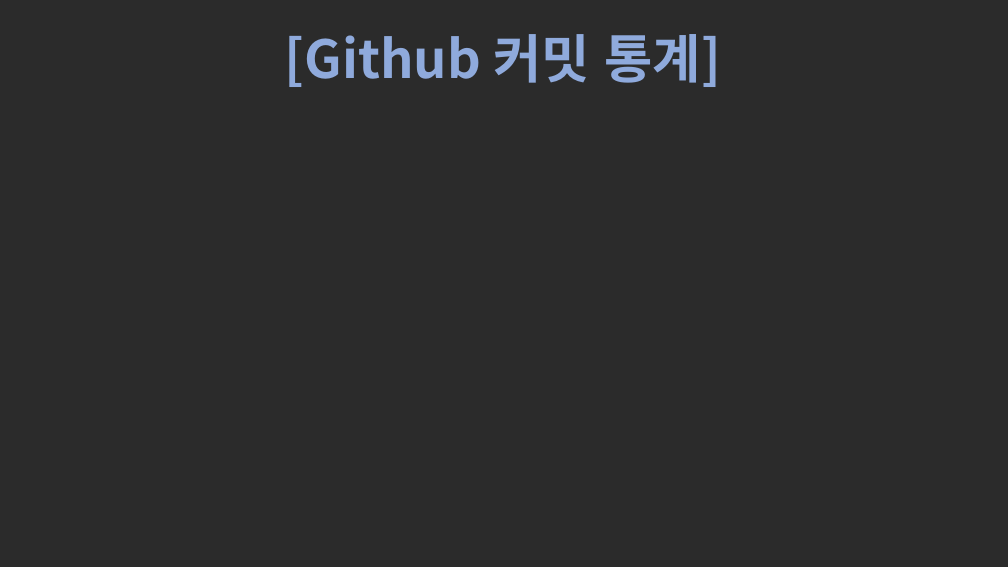
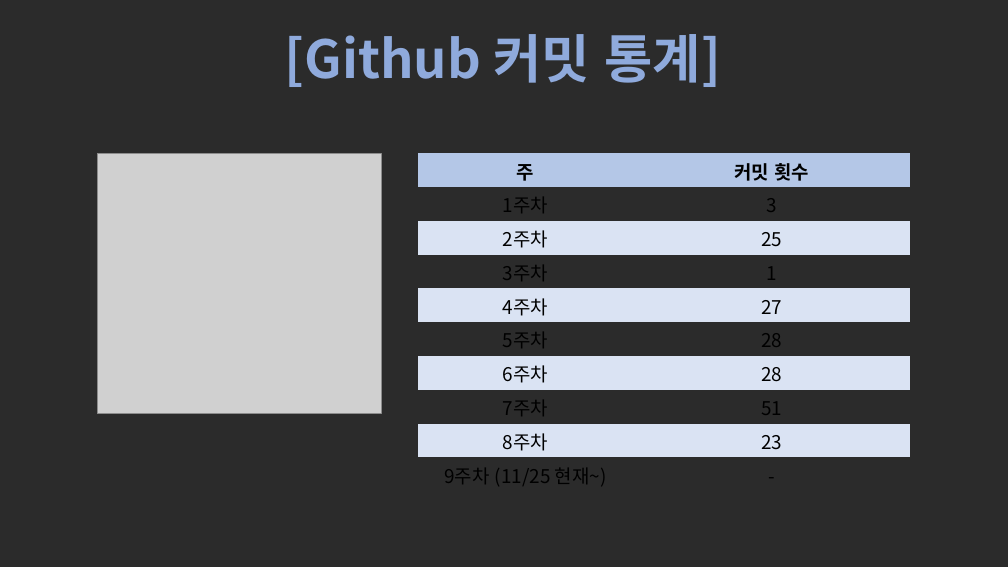
Before and after one commit to sun-yoon-e/2DGP_Term_Project, a slide deck: slide 4 of ppt/2DGP 3차 발표.pptx. Drawn at 1008x567 pixels with LibreOffice and Linux fonts; fonts in the diff are those of the drawing; grey boxes stand for pictures; background and template pictures are left out; a plain dark background stands for a picture behind light text. Boxes give left, top, right and bottom in pixels: in the first picture for what was removed or moved away, otherwise in the second. Text is boxed around its words. In the diff, an @@ line names an element or a change of style, - is before the commit and + after.

```diff
--- a/ppt/2DGP 3차 발표.pptx
+++ b/ppt/2DGP 3차 발표.pptx
@@ picture added at (x1=98, y1=154, x2=381, y2=414) @@
@@ table added at (x1=418, y1=154, x2=911, y2=492), 10 rows, 2 columns @@
+주 | 커밋 횟수
+1주차 | 3
+2주차 | 25
+3주차 | 1
+4주차 | 27
+5주차 | 28
+6주차 | 28
+7주차 | 51
+8주차 | 23
+9주차 (11/25 현재~) | -
```
Also in this commit, not shown: 1 other slide changed.
